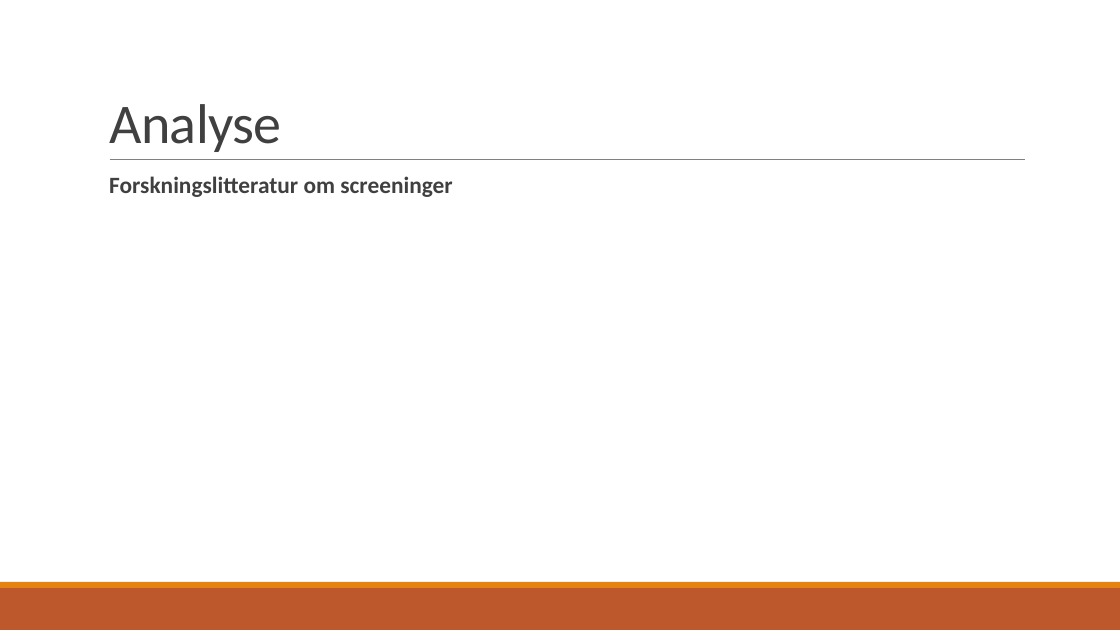
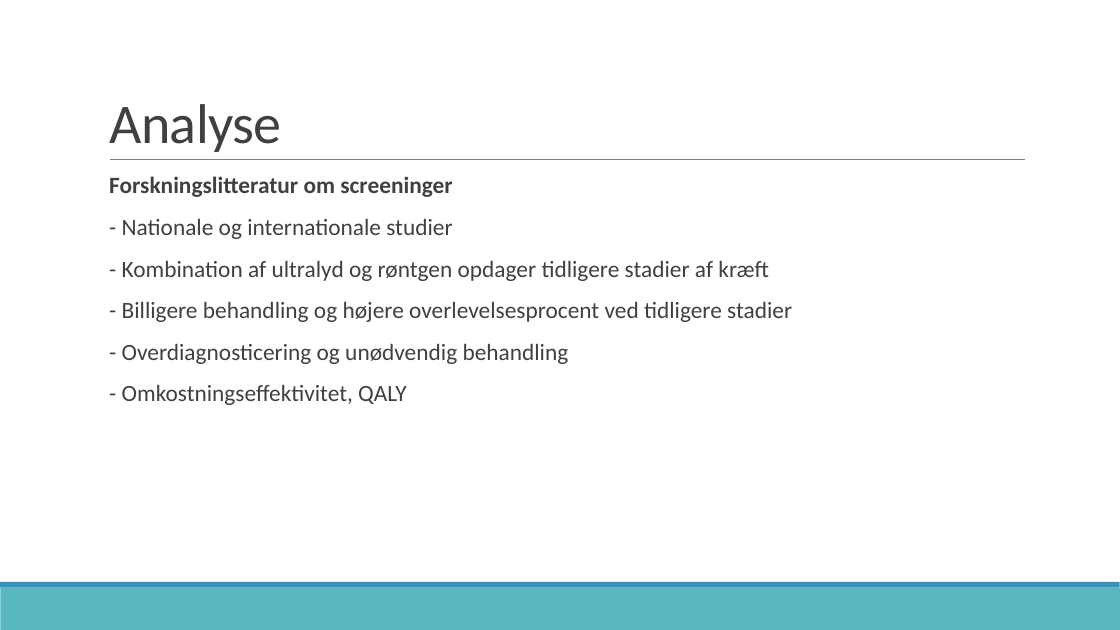
Before and after one commit to zeroregard/Automatic-Sonography, a slide deck: slide 8 of Præsentation_Eksamen.pptx. Drawn at 1120x630 pixels with LibreOffice and Linux fonts; fonts in the diff are those of the drawing. Boxes give left, top, right and bottom in pixels: in the first picture for what was removed or moved away, otherwise in the second. Text is boxed around its words. In the diff, an @@ line names an element or a change of style, - is before the commit and + after.

```diff
--- a/Præsentation_Eksamen.pptx
+++ b/Præsentation_Eksamen.pptx
@@ text at [122, 219, 792, 405]: paragraphs added @@
+  - Nationale og internationale studier
+  - Kombination af ultralyd og røntgen opdager tidligere stadier af kræft
+  - Billigere behandling og højere overlevelsesprocent ved tidligere stadier
+  - Overdiagnosticering og unødvendig behandling
+  - Omkostningseffektivitet, QALY
@@ rectangle at [0, 588, 1120, 630]: fill #BD582C to #58B6C0 @@
@@ rectangle at [0, 582, 1120, 588]: fill #E48312 to #3494BA @@
```
Also in this commit, not shown: 13 other slides changed.
